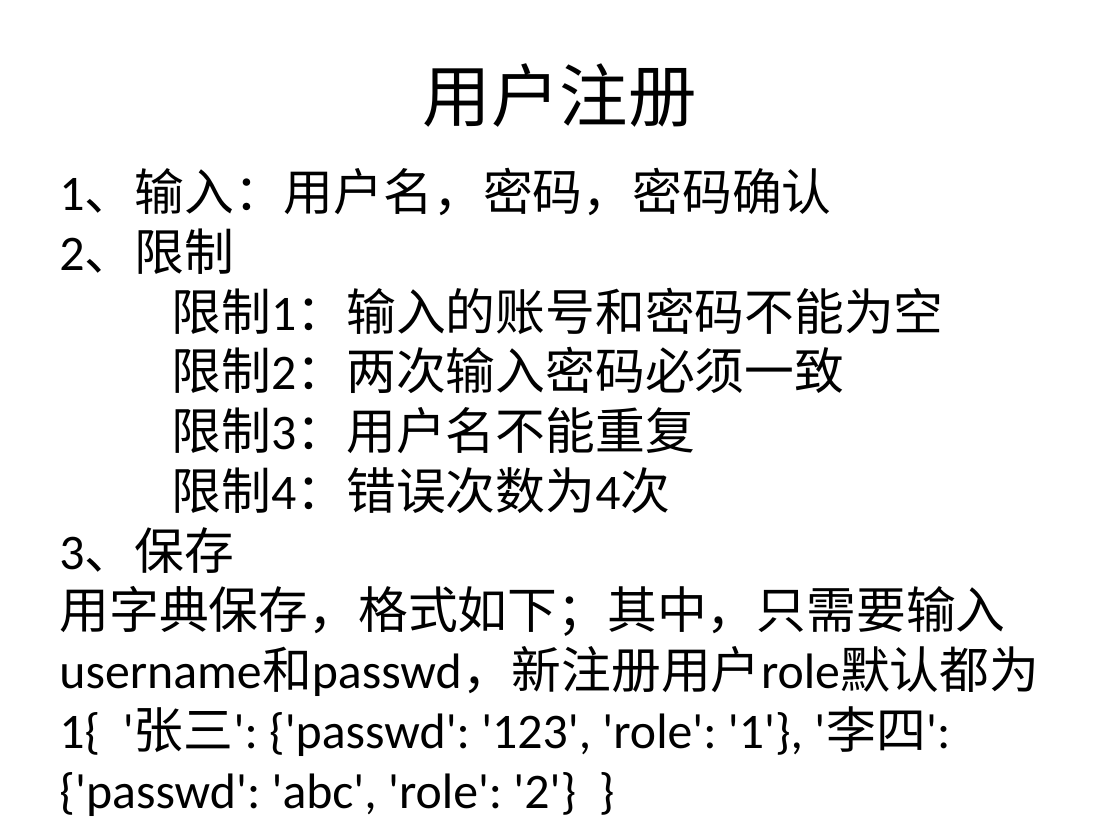
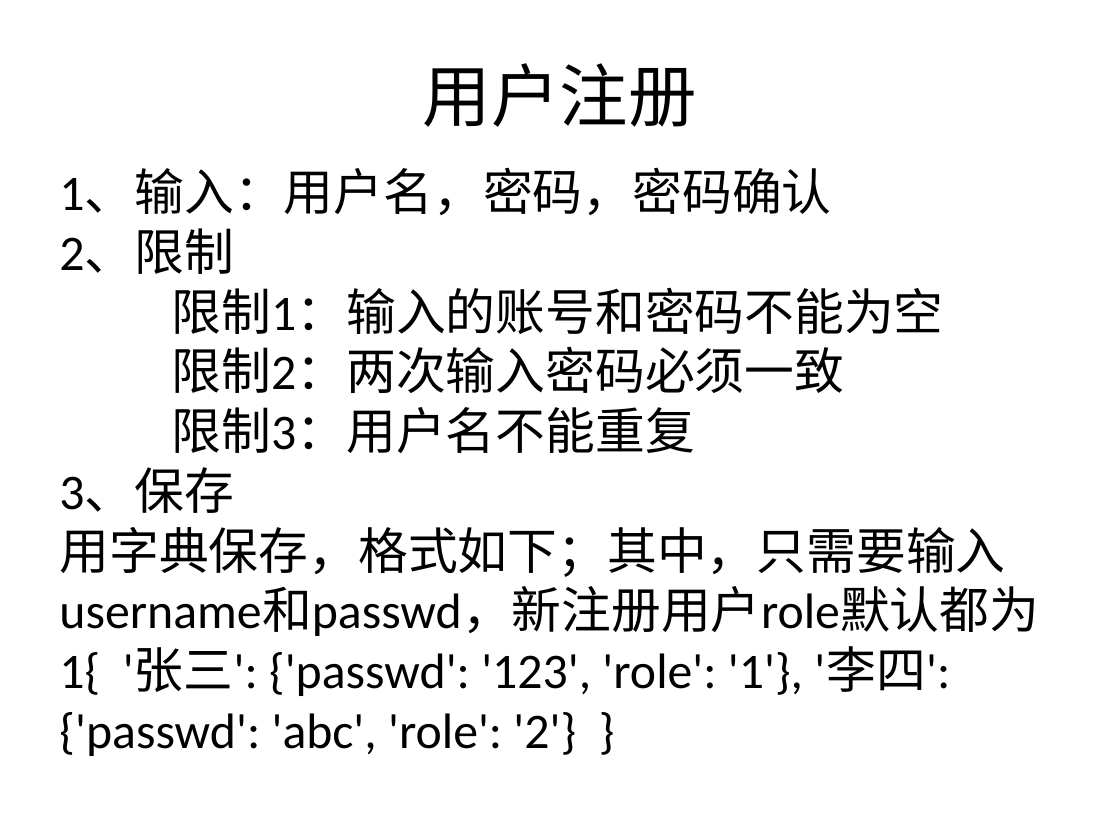
Before and after one commit to zhinan18/Python3, a slide deck: slide 26 of readme/python3_Advanced.pptx. Drawn at 1120x840 pixels with LibreOffice and Linux fonts; fonts in the diff are those of the drawing. Boxes give left, top, right and bottom in pixels: in the first picture for what was removed or moved away, otherwise in the second. Text is boxed around its words. In the diff, an @@ line names an element or a change of style, - is before the commit and + after.

```diff
--- a/readme/python3_Advanced.pptx
+++ b/readme/python3_Advanced.pptx
@@ text at [171, 467, 670, 513]: paragraph removed @@
-限制4：错误次数为4次
```
Also in this commit, not shown: 2 other slides changed, 5 other files.
